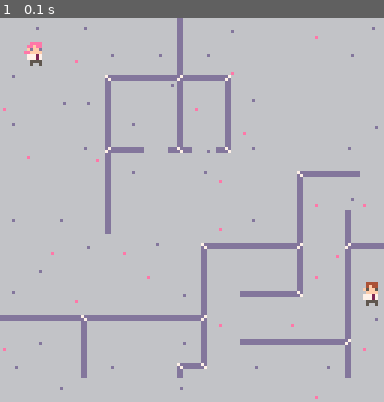
Above: before the commit, frame 1.
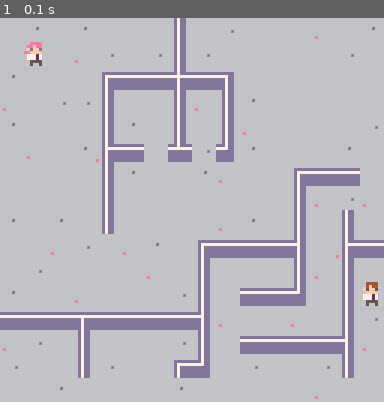
Above: after the commit, the same moment.

Repository: BordenJardine/dwarf-office
Game: PICO-8 cartridge dorfoff.p8
Two runs of this game, one before a commit and one after it. Both use one fixed random seed, a clock stepped at 60 frames per second and the inputs below.
Inputs:
- Up to frame 1 (0.1 s): no input

The runs differ from the first frame. In frame 1, 12% of the frame differs, in the area x 0-100%, y 0-94%.

Commit message:
better cube walls

Diff:
--- a/dorfoff.p8
+++ b/dorfoff.p8
@@ -9,7 +9,6 @@
 
 -- game state
 actors = {} -- workers and stuff
-office_map = {}
 
 -- status
 idle = 0
@@ -39,10 +38,6 @@
 end
 
 function worker:update()
-end
-
--- office map
-function create_office_map()
 end
 
 -- game loop stuff
@@ -173,22 +168,22 @@
 00000000000000000000000000000000000000000000000000000000000000000000000000000000000000000000000000000000000000000000000000000000
 00000000000000000000000000000000000000000000000000000000000000000000000000000000000000000000000000000000000000000000000000000000
 00000000000000000000000000000000000000000000000000000000000000000000000000000000000000000000000000000000000000000000000000000000
-6666666666666666666dd66666666666666dd666666dd666666dd666666dd6660000000000000000000000000000000000000000000000000000000000000000
-6666666666666666666dd66666666666666dd666666dd666666dd666666dd6660000000000000000000000000000000000000000000000000000000000000000
-6666666666666666666dd66666666666666dd666666dd666666dd666666dd6660000000000000000000000000000000000000000000000000000000000000000
-6666d66666666666666dd6666667ddddddd7d666dddd7666ddd7dddddddd7ddd0000000000000000000000000000000000000000000000000000000000000000
-6666666666666666666dd666666d7ddddddd7666ddd7d666dddd7dddddd7dddd0000000000000000000000000000000000000000000000000000000000000000
-6666666666666666666dd666666dd66666666666666dd66666666666666dd6660000000000000000000000000000000000000000000000000000000000000000
-6666666666666666666dd666666dd66666666666666dd666666666666d6dd6660000000000000000000000000000000000000000000000000000000000000000
-6666666666666666666dd666666dd66666666666666dd66666666666666dd6660000000000000000000000000000000000000000000000000000000000000000
-66666666666666666666666666666666666dd66666666666666dd666000000000000000000000000000000000000000000000000000000000000000000000000
-66666666666666666666666666666666666dd66666666666666dd666000000000000000000000000000000000000000000000000000000000000000000000000
-66666666666666666666666666666e66666dd66666666666666dd666000000000000000000000000000000000000000000000000000000000000000000000000
-6666666666666666dddddddddddd7666666d7dddddd7dddd666d7ddd000000000000000000000000000000000000000000000000000000000000000000000000
-6666666666666d66ddddddddddd7d6666667dddddddd7ddd6667dddd000000000000000000000000000000000000000000000000000000000000000000000000
-666666666666666666666666666dd66666666666666dd666666dd666000000000000000000000000000000000000000000000000000000000000000000000000
-6e6666666666666666666666666dd66666666666666dd666666dd666000000000000000000000000000000000000000000000000000000000000000000000000
-666666666666666666666666666dd66666666666666dd666e66dd666000000000000000000000000000000000000000000000000000000000000000000000000
+666666666666666666d7dd666666666666d7dd6666d7dd6666d7dd6666d7dd660000000000000000000000000000000000000000000000000000000000000000
+666666666666666666d7dd666666666666d7dd6666d7dd6666d7dd6666d7dd660000000000000000000000000000000000000000000000000000000000000000
+666666666666666666d7dd6666ddddddddd7dd66ddd7dd66ddd7ddddddd7dddd0000000000000000000000000000000000000000000000000000000000000000
+6666d6666666666666d7dd6666d777777777dd667777dd6677777777777777770000000000000000000000000000000000000000000000000000000000000000
+666666666666666666d7dd6666d7dddddddddd66ddd7dd66ddddddddddd7dddd0000000000000000000000000000000000000000000000000000000000000000
+666666666666666666d7dd6666d7dddddddddd66ddd7dd66ddddddddddd7dddd0000000000000000000000000000000000000000000000000000000000000000
+666666666666666666d7dd6666d7dddddddddd66ddd7dd66ddddddddddd7dddd0000000000000000000000000000000000000000000000000000000000000000
+666666666666666666d7dd6666d7dddddddddd66ddd7dd66ddddddddddd7dddd0000000000000000000000000000000000000000000000000000000000000000
+6666666666666666666666666666666666d7dd666666666666d7dd66000000000000000000000000000000000000000000000000000000000000000000000000
+6666666666666666666666666666666666d7dd666666666666d7dd66000000000000000000000000000000000000000000000000000000000000000000000000
+6666666666666666dddddddddddddd6666d7dddddddddddd66d7dddd000000000000000000000000000000000000000000000000000000000000000000000000
+6666666666666666777777777777dd6666d777777777777766d77777000000000000000000000000000000000000000000000000000000000000000000000000
+6666666666666d66ddddddddddd7dd6666ddddddddd7dddd66d7dddd000000000000000000000000000000000000000000000000000000000000000000000000
+6666666666666666ddddddddddd7dd6666ddddddddd7dddd66d7dddd000000000000000000000000000000000000000000000000000000000000000000000000
+6e66666666666666ddddddddddd7dd6666ddddddddd7dddd66d7dddd000000000000000000000000000000000000000000000000000000000000000000000000
+6666666666666666ddddddddddd7dd6666ddddddddd7dddde6d7dddd000000000000000000000000000000000000000000000000000000000000000000000000
 __gff__
 0000000000000000000000000000000000000000000000000000000000000000000000000000000000000000000000000000000000000000000000000000000000000101010101010000000000000000000001010101010000000000000000000000000000000000000000000000000000000000000000000000000000000000
 0000000000000000000000000000000000000000000000000000000000000000000000000000000000000000000000000000000000000000000000000000000000000000000000000000000000000000000000000000000000000000000000000000000000000000000000000000000000000000000000000000000000000000
